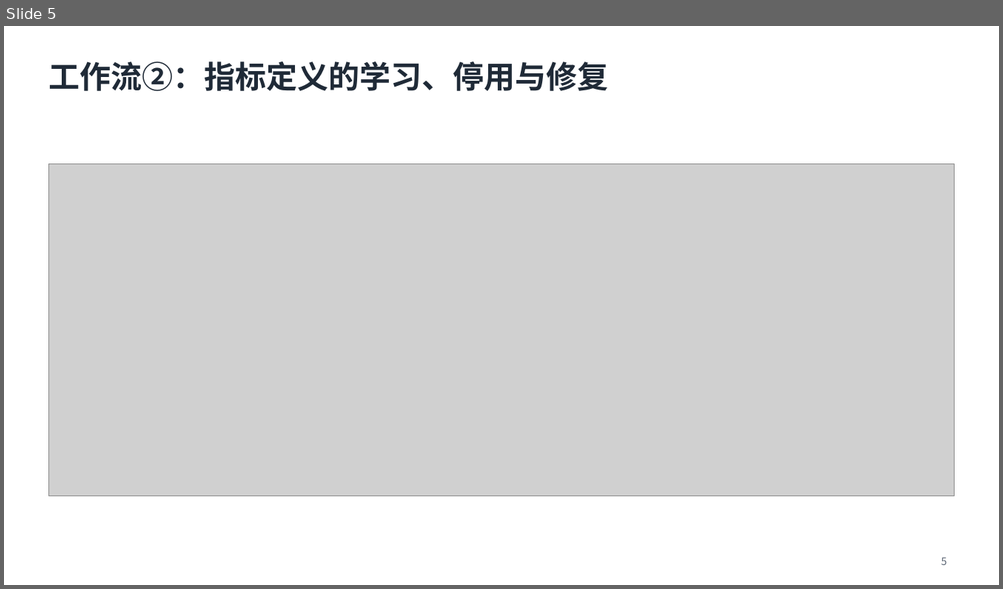
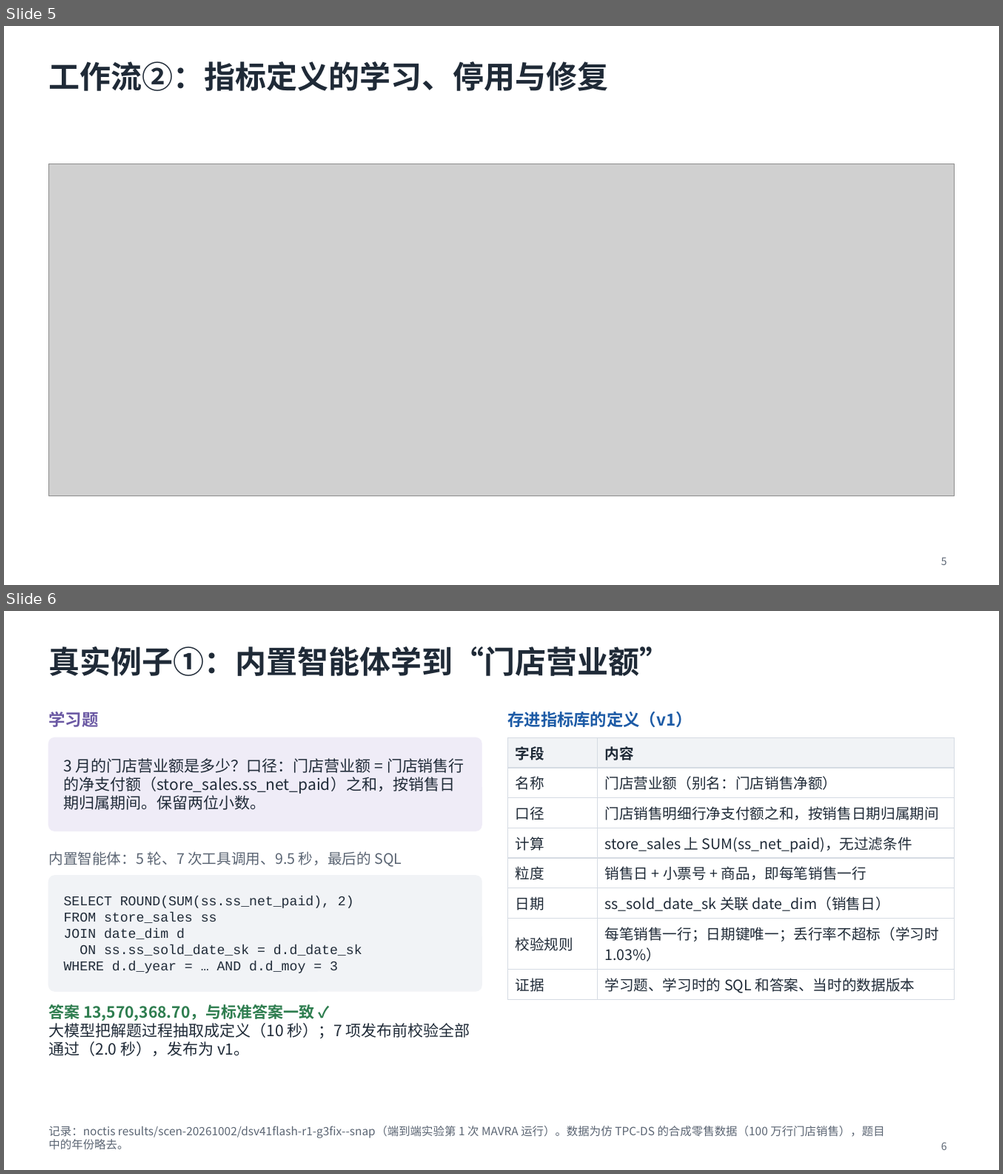
Before and after one commit to mmmttt000045/agent4db-adapter, a slide deck: docs/mavra-system.pptx. Shown one above the other, each under a label of ours: slide 5 before the commit, slides 5 and 6 after it. The pictures are 1003x589 and 1003x1174 pixels, drawn with LibreOffice and Linux fonts; fonts in the diff are those of the drawing; grey boxes stand for pictures. Boxes give left, top, right and bottom in pixels: in the first picture for what was removed or moved away, otherwise in the second. Text is boxed around its words. In the diff, an @@ line names an element or a change of style, - is before the commit and + after.

```diff
--- a/docs/mavra-system.pptx
+++ b/docs/mavra-system.pptx
@@ slide 6 added at bbox=[4, 611, 999, 1170], background #FFFFFF @@
@@ title added at bbox=[48, 647, 670, 676], 30 pt, text #1F2A37, bold @@
+真实例子①：内置智能体学到“门店营业额”
@@ text added at bbox=[48, 712, 98, 727], 16 pt, text #6A58A3, bold @@
+学习题
@@ text added at bbox=[507, 712, 691, 727], 16 pt, text #1D5BA6, bold @@
+存进指标库的定义（v1）
@@ rounded rectangle added at bbox=[48, 738, 481, 831], fill #EFECF7, outline #EFECF7 1 pt @@
@@ table added at bbox=[508, 738, 954, 997], 8 rows, 2 columns @@
+字段 | 内容
+名称 | 门店营业额（别名：门店销售净额）
+口径 | 门店销售明细行净支付额之和，按销售日期归属期间
+计算 | store_sales 上 SUM(ss_net_paid)，无过滤条件
+粒度 | 销售日 + 小票号 + 商品，即每笔销售一行
+日期 | ss_sold_date_sk 关联 date_dim（销售日）
+校验规则 | 每笔销售一行；日期键唯一；丢行率不超标（学习时 1.03%）
+证据 | 学习题、学习时的 SQL 和答案、当时的数据版本
@@ text added at bbox=[64, 758, 464, 810], 15 pt, text #1F2A37 @@
+3 月的门店营业额是多少？口径：门店营业额 = 门店销售行的净支付额（store_sales.ss_net_paid）之和，按销售日期归属期间。保留两位小数。
@@ text added at bbox=[48, 851, 402, 867], 14 pt, text #5B6573 @@
+内置智能体：5 轮、7 次工具调用、9.5 秒，最后的 SQL
@@ rounded rectangle added at bbox=[48, 876, 481, 991], fill #F1F3F6, outline #F1F3F6 1 pt @@
@@ text added at bbox=[64, 897, 362, 974], 13 pt, text #1F2A37 @@
+SELECT ROUND(SUM(ss.ss_net_paid), 2)
+FROM store_sales ss
+JOIN date_dim d
+ON ss.ss_sold_date_sk = d.d_date_sk
+WHERE d.d_year = … AND d.d_moy = 3
@@ text added at bbox=[48, 1005, 470, 1056], 15 pt, text #1F2A37 @@
+答案 13,570,368.70，与标准答案一致 ✓
+大模型把解题过程抽取成定义（10 秒）；7 项发布前校验全部通过（2.0 秒），发布为 v1。
@@ text added at bbox=[48, 1126, 884, 1150], 11 pt, text #5B6573 @@
+记录：noctis results/scen-20261002/dsv41flash-r1-g3fix--snap（端到端实验第 1 次 MAVRA 运行）。数据为仿 TPC-DS 的合成零售数据（100 万行门店销售），题目中的年份略去。
@@ page number added at bbox=[941, 1142, 947, 1150], 10 pt, text #5B6573 @@
+6
```
Also in this commit, not shown: 3 slides changed, 3 other slides added, 19 other files.
